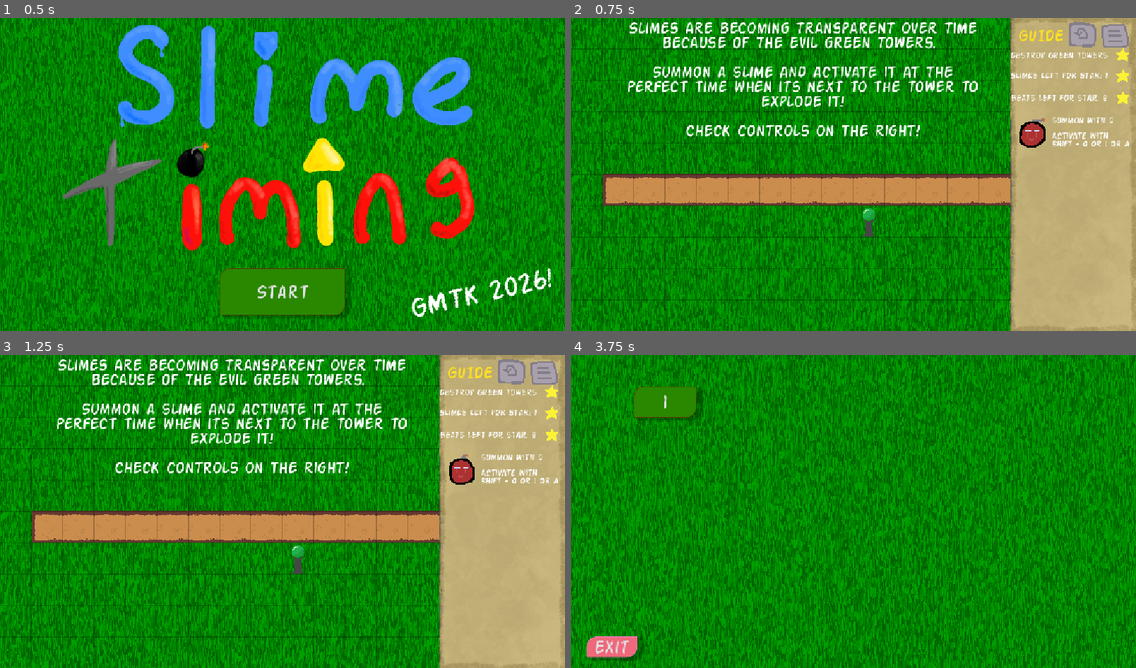
Above: before the commit, frames 1-4 (two rows, left to right).
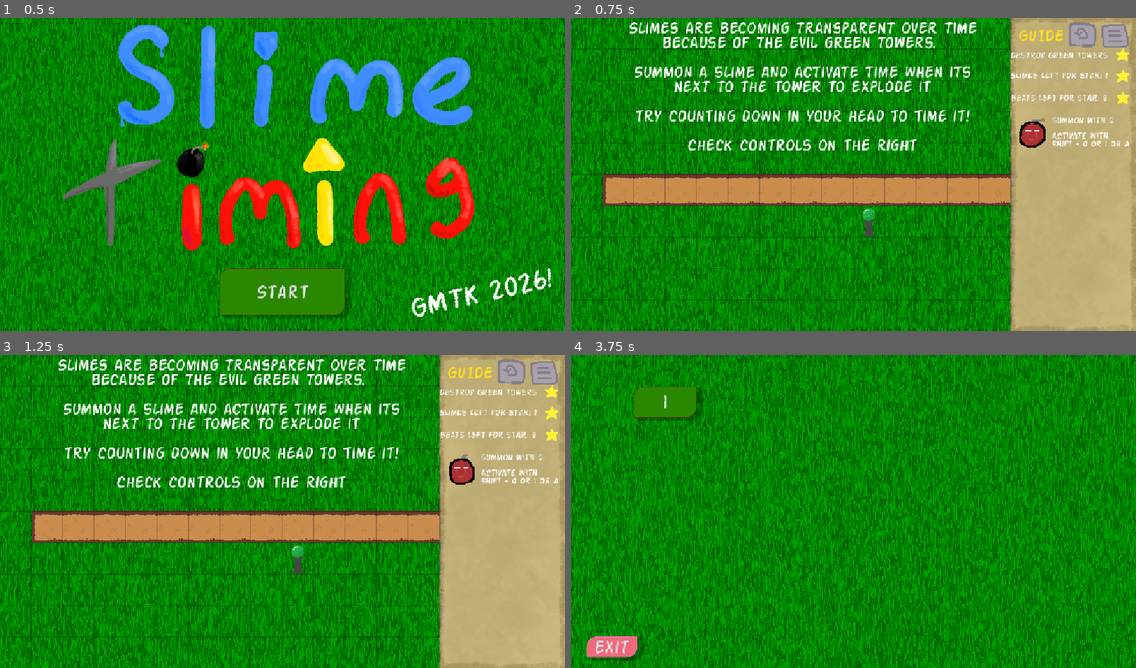
Above: after the commit, the same moments.

Repository: PeanutPiglet/SlimeTiming
Game: Godot game, scene res://levels/level_host.tscn
Same seed, same stepped clock (60 frames per second), same inputs: the game is played once before the commit and once after it.
Inputs (mouse positions are in pixels of both pictures, inside the frame that each line leads up to):
- Up to frame 1 (0.5 s): no input
- Up to frame 2 (0.75 s): click "Start" at 0.5 s
- Up to frame 3 (1.25 s): no input
- Up to frame 4 (3.75 s): click (1085, 370) at 1.25 s; click (1085, 370) at 2 s; click (1085, 370) at 2.75 s; click (1113, 373) at 3.5 s

Frame 1 is identical in both runs. In frame 2, 5.1% of the frame differs, in the area x 10-72%, y 15-43%; in frame 3, 5.1%; in frame 4, nothing differs.

Commit message:
important mouse eating fixes

Diff:
--- a/common/sidebar.tscn
+++ b/common/sidebar.tscn
@@ -250,8 +250,9 @@
 [node name="RichTextLabel" type="RichTextLabel" parent="." unique_id=601889326]
 offset_left = -112.0
 offset_top = -296.0
-offset_right = 6.945709
+offset_right = -10.0
 offset_bottom = -256.0
+mouse_filter = 2
 theme_override_colors/default_color = Color(1, 0.8826667, 0.120000005, 1)
 theme_override_fonts/normal_font = ExtResource("8_e7nbm")
 theme_override_font_sizes/normal_font_size = 35
--- a/levels/end.tscn
+++ b/levels/end.tscn
@@ -67,6 +67,7 @@
 offset_top = 224.0
 offset_right = 1152.0
 offset_bottom = 480.0
+mouse_filter = 2
 theme = ExtResource("4_xpw7s")
 theme_override_font_sizes/normal_font_size = 100
 text = "Thank you for
--- a/levels/level1.tscn
+++ b/levels/level1.tscn
@@ -49,13 +49,16 @@
 offset_left = 96.0
 offset_top = 8.0
 offset_right = 848.0
-offset_bottom = 256.0
+offset_bottom = 280.0
+mouse_filter = 2
 theme = ExtResource("7_8hd6v")
 theme_override_font_sizes/normal_font_size = 35
 text = "Slimes are becoming transparent over time because of the evil green towers.
 
-Summon a slime and activate it at the perfect time when its next to the tower to explode it!
+Summon a slime and activate time when its next to the tower to explode it
 
-Check controls on the right!
+try counting down in your head to time it!
+
+Check controls on the right
 "
 horizontal_alignment = 1
--- a/levels/level10.tscn
+++ b/levels/level10.tscn
@@ -68,6 +68,7 @@
 offset_top = 32.0
 offset_right = 832.0
 offset_bottom = 320.0
+mouse_filter = 2
 theme = ExtResource("8_8oooe")
 theme_override_font_sizes/normal_font_size = 35
 text = "another new slime! try them out! "
--- a/levels/level15.tscn
+++ b/levels/level15.tscn
@@ -54,6 +54,7 @@
 offset_left = 64.0
 offset_right = 704.0
 offset_bottom = 288.0
+mouse_filter = 2
 theme = ExtResource("8_aradp")
 theme_override_font_sizes/normal_font_size = 35
 text = "Another new slime!
--- a/levels/level2.tscn
+++ b/levels/level2.tscn
@@ -51,11 +51,12 @@
 [node name="RichTextLabel" type="RichTextLabel" parent="." unique_id=1455776169]
 offset_left = 96.0
 offset_top = 96.0
-offset_right = 704.0
+offset_right = 736.0
 offset_bottom = 288.0
+mouse_filter = 2
 theme = ExtResource("7_76ugp")
 theme_override_font_sizes/normal_font_size = 35
-text = "You can have many slimes at once!
+text = "You can have many slimes at once, but they will explode at the same time
 
 Try to get 3 Stars by using few slimes and winning fast!"
 horizontal_alignment = 1
--- a/levels/level3.tscn
+++ b/levels/level3.tscn
@@ -59,6 +59,7 @@
 offset_top = 16.0
 offset_right = 880.0
 offset_bottom = 304.0
+mouse_filter = 2
 theme = ExtResource("7_1xfnq")
 theme_override_font_sizes/normal_font_size = 35
 text = "you can also
--- a/levels/level4.tscn
+++ b/levels/level4.tscn
@@ -62,6 +62,7 @@
 offset_top = 128.0
 offset_right = 832.0
 offset_bottom = 416.0
+mouse_filter = 2
 theme = ExtResource("8_mj76i")
 theme_override_font_sizes/normal_font_size = 35
 text = "Watch out for dangerous towers!
--- a/levels/level5.tscn
+++ b/levels/level5.tscn
@@ -55,6 +55,7 @@
 offset_top = 32.0
 offset_right = 832.0
 offset_bottom = 224.0
+mouse_filter = 2
 theme = ExtResource("8_dm5g0")
 theme_override_font_sizes/normal_font_size = 35
 text = "You got a new slime!
--- a/project.godot
+++ b/project.godot
@@ -13,6 +13,8 @@
 config/name="GMTK2026"
 run/main_scene="uid://be37rre4os2yn"
 config/features=PackedStringArray("4.7", "GL Compatibility")
+boot_splash/bg_color=Color(0.09880219, 0.32696354, 1.4439226e-07, 1)
+boot_splash/image="uid://bo4c3616o48us"
 config/icon="res://icon.svg"
 
 [autoload]
@@ -32,10 +34,9 @@
 
 [input]
 
-restart={
+reload={
 "deadzone": 0.2,
 "events": [Object(InputEventKey,"resource_local_to_scene":false,"resource_name":"","device":-1,"window_id":0,"alt_press …(192 unchanged characters)…
-, Object(InputEventKey,"resource_local_to_scene":false,"resource_name":"","device":16,"window_id":0,"alt_pressed":false,"shift_pressed":false,"ctrl_pressed":false,"meta_pressed":false,"pressed":false,"keycode":0,"physical_keycode":4194322,"key_label":0,"unicode":0,"location":0,"echo":false,"script":null)
 ]
 }
 spawn1={
Not shown, changed: export_presets.cfg
